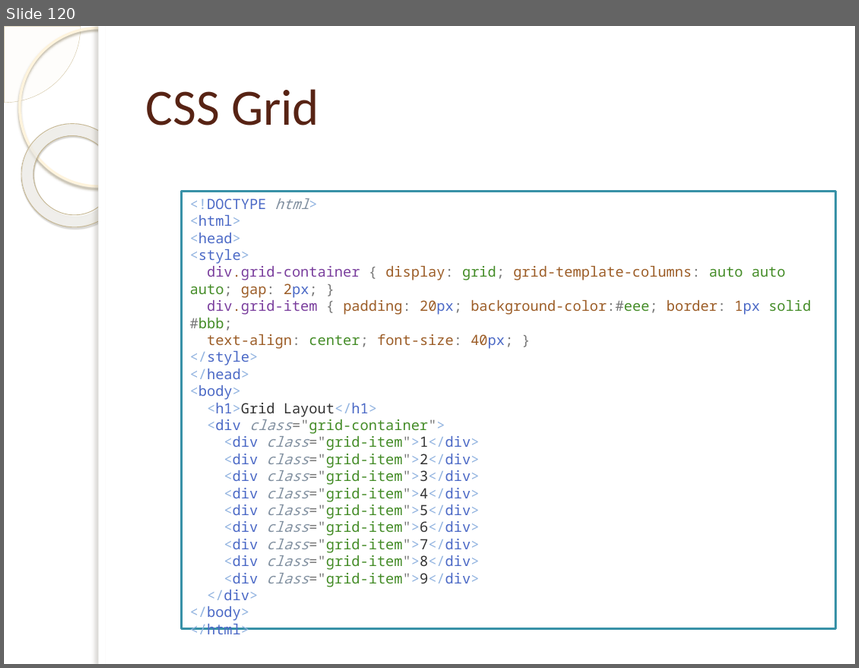
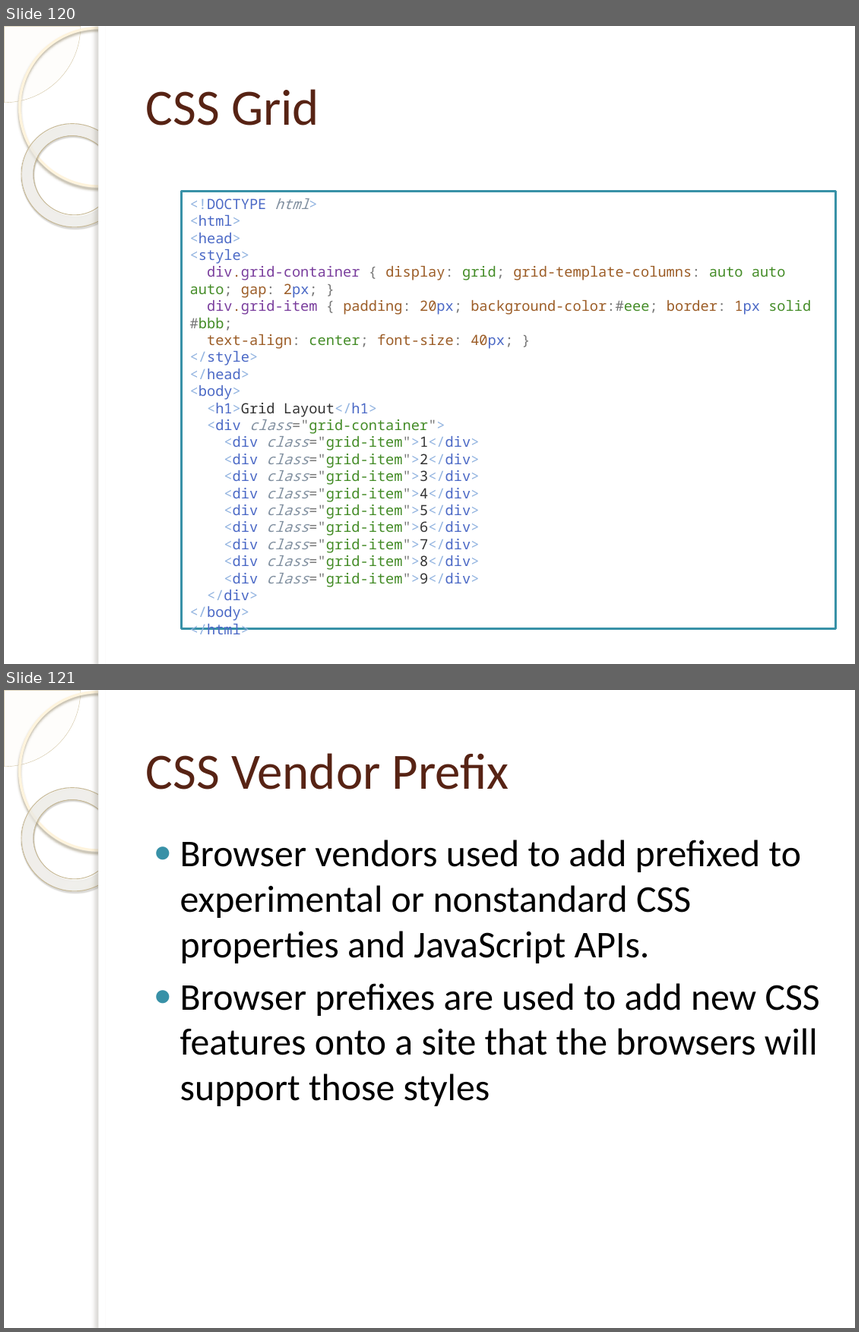
Before and after one commit to tassun/train-css, a slide deck: Introduction to CSS.pptx. Shown one above the other, each under a label of ours: slide 120 before the commit, slides 120 and 121 after it. The pictures are 859x668 and 859x1332 pixels, drawn with LibreOffice and Linux fonts; fonts in the diff are those of the drawing; background and template pictures are left out. Boxes give left, top, right and bottom in pixels: in the first picture for what was removed or moved away, otherwise in the second. Text is boxed around its words. In the diff, an @@ line names an element or a change of style, - is before the commit and + after.

```diff
--- a/Introduction to CSS.pptx
+++ b/Introduction to CSS.pptx
@@ slide 121 added at (4, 690, 855, 1328), background picture (left out); not listed: 5 template elements that a slide beside it also shows @@
@@ title added at (146, 753, 509, 790), 43 pt, text #572314 @@
+CSS Vendor Prefix
@@ text added at (180, 840, 820, 1106), 32 pt, text #000000 @@
+● Browser vendors used to add prefixed to experimental or nonstandard CSS properties and JavaScript APIs.
+● Browser prefixes are used to add new CSS features onto a site that the browsers will support those styles
```
Also in this commit, not shown: 2 other slides added, 2 other files.
